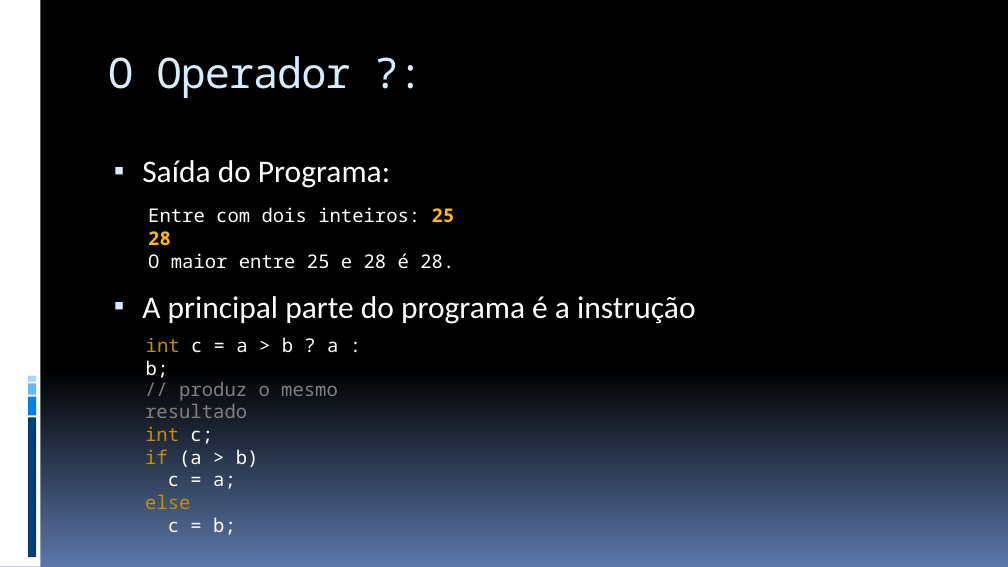
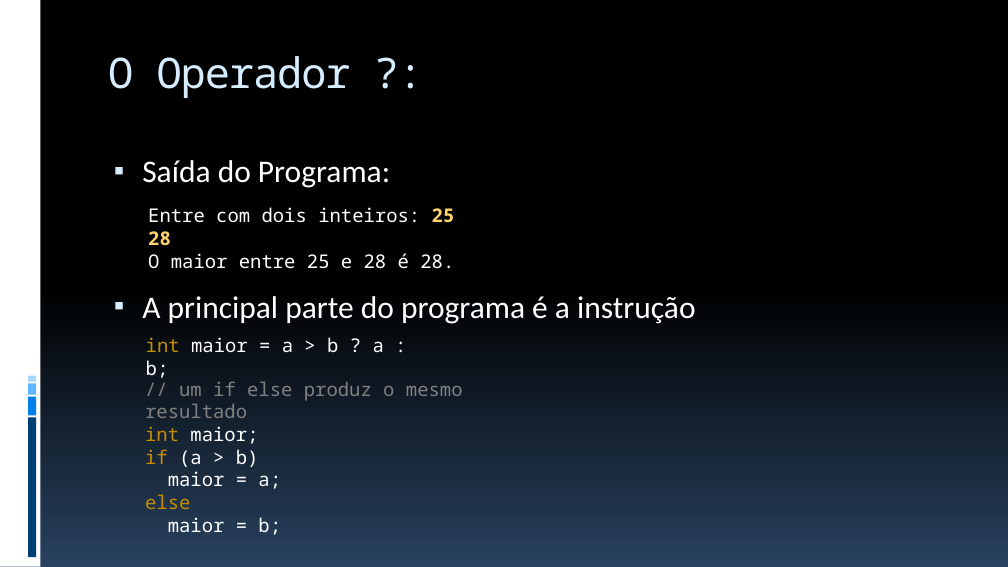
Before and after one commit to JudsonSS/ProgComp, a slide deck: slide 10 of Slides/22. Instrução de Desvio Switch.pptx. Drawn at 1008x567 pixels with LibreOffice and Linux fonts; fonts in the diff are those of the drawing. Boxes give left, top, right and bottom in pixels: in the first picture for what was removed or moved away, otherwise in the second. Text is boxed around its words. In the diff, an @@ line names an element or a change of style, - is before the commit and + after.

```diff
--- a/Slides/22. Instrução de Desvio Switch.pptx
+++ b/Slides/22. Instrução de Desvio Switch.pptx
@@ background gradient #000000 to #5B77A8 to gradient #000000 to #28415E @@
@@ text at (148,207,455,245): text colour #FEB80A to #FED46C in "25 28" @@
@@ text at (146,337,384,378): text changed @@
-int c = a > b ? a : b;
+int maior = a > b ? a : b;
@@ text at (145,381,463,444): text changed @@
-// produz o mesmo resultado
-int c;
+// um if else produz o mesmo resultado
+int maior;
@@ text at (168,471,281,489): text changed @@
-c = a;
+maior = a;
@@ text at (168,517,225,532): text changed @@
-c = b;
+maior = b;
```
Also in this commit, not shown: 29 other slides changed, 7 other files.
